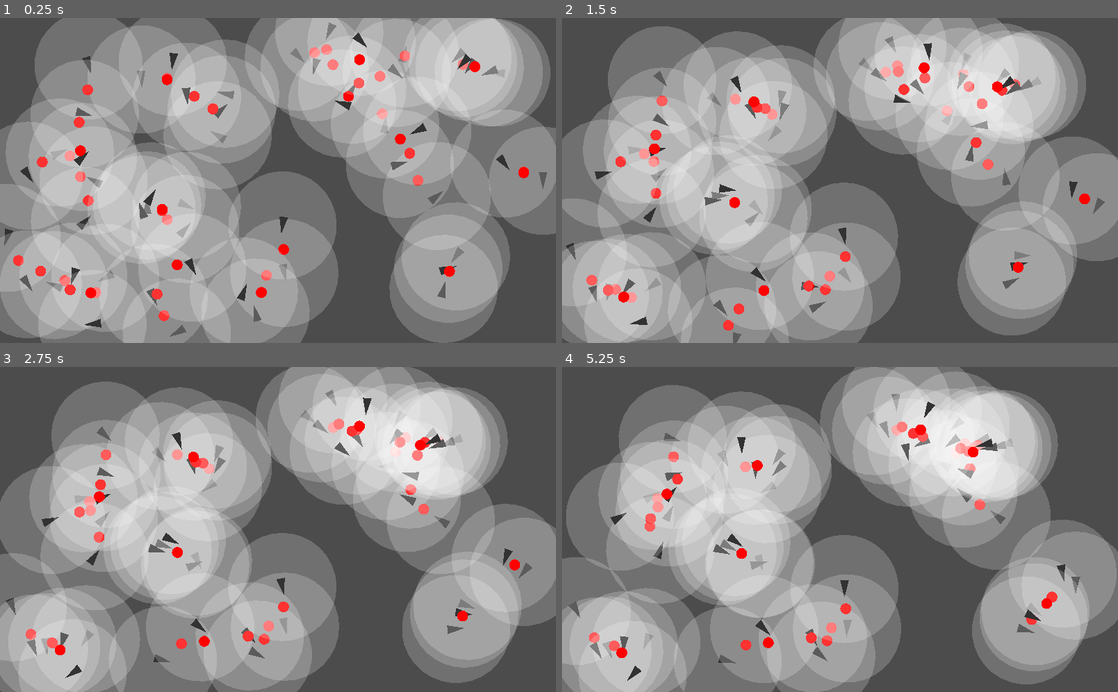
Above: before the commit, frames 1-4 (two rows, left to right).
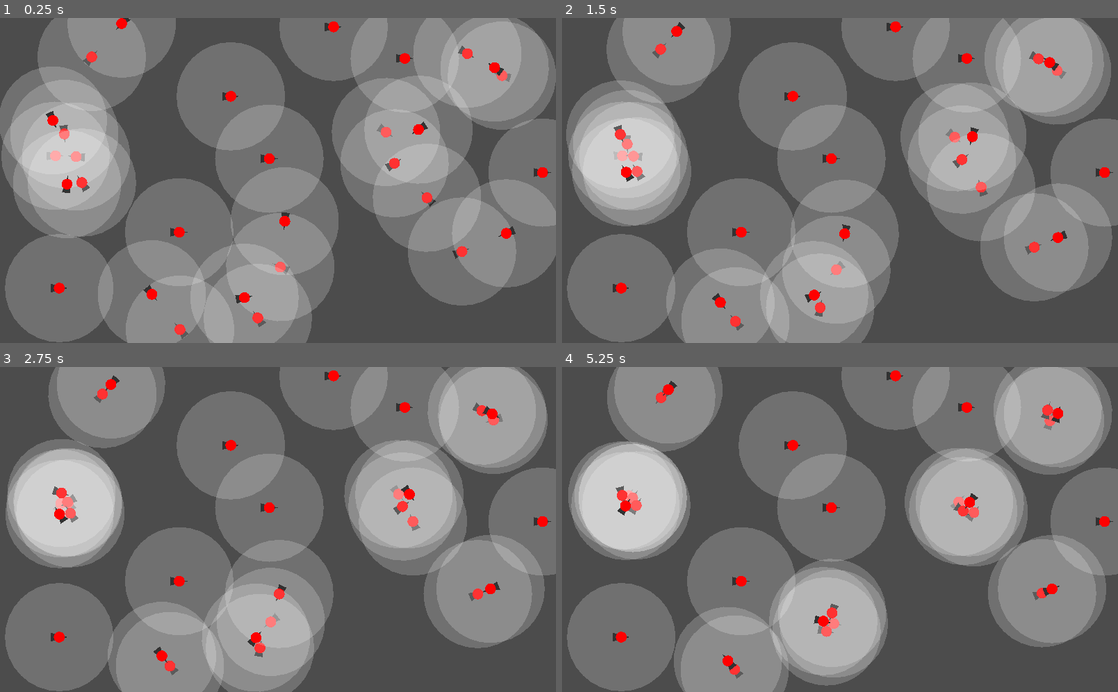
Above: after the commit, the same moments.

Repository: jorikvanveen/boids
Game: Godot game, scene res://MainScene.tscn
Same seed, same stepped clock (60 frames per second), same inputs: the game is played once before the commit and once after it.
Inputs:
- Up to frame 1 (0.25 s): no input
- Up to frame 2 (1.5 s): no input
- Up to frame 3 (2.75 s): no input
- Up to frame 4 (5.25 s): no input

The runs differ from the first frame. In frame 1, 59% of the frame differs, in the area x 0-100%, y 0-100%; in frame 2, 62%; in frame 3, 64%; in frame 4, 67%.

Commit message:
tim dingen

Diff:
--- a/Boids.gd
+++ b/Boids.gd
@@ -2,7 +2,8 @@
 
 func _ready():
 	var Boid = load("res://src/boid/Boid.tscn")
-	for i in range(50):
+	for _i in range(20):
 		var boid = Boid.instance()
 		boid.position = Vector2(rand_range(0, 1000),rand_range(0,600))
 		add_child(boid)
+	print('a')
--- a/MainScene.tscn
+++ b/MainScene.tscn
@@ -10,6 +10,9 @@
 
 [node name="Boid2" parent="Boids" instance=ExtResource( 1 )]
 position = Vector2( 99.594, 254.491 )
+
+[node name="Boid3" parent="Boids" instance=ExtResource( 1 )]
+position = Vector2( 142.668, 256.188 )
 
 [node name="Boid5" parent="Boids" instance=ExtResource( 1 )]
 position = Vector2( 707.563, 208.385 )
@@ -24,16 +27,13 @@
 position = Vector2( 845.436, 433.311 )
 
 [node name="Boid9" parent="Boids" instance=ExtResource( 1 )]
-position = Vector2( 541.519, 68.1339 )
+position = Vector2( 118.519, 210.134 )
 
 [node name="Boid10" parent="Boids" instance=ExtResource( 1 )]
-position = Vector2( 206.786, 475.699 )
+position = Vector2( 153.786, 307.699 )
 
 [node name="Boid11" parent="Boids" instance=ExtResource( 1 )]
-position = Vector2( 412.113, 221.017 )
-
-[node name="Boid3" parent="Boids" instance=ExtResource( 1 )]
-position = Vector2( 265.668, 99.1879 )
+position = Vector2( 95.113, 184.017 )
 
 [node name="Boid4" parent="Boids" instance=ExtResource( 1 )]
-position = Vector2( 333.799, 343.509 )
+position = Vector2( 122.799, 311.509 )
--- a/project.godot
+++ b/project.godot
@@ -33,26 +33,26 @@
 
 left={
 "deadzone": 0.5,
-"events": [ Object(InputEventKey,"resource_local_to_scene":false,"resource_name":"","device":0,"alt":false,"shift":false,"control":false,"meta":false,"command":false,"pressed":false,"scancode":65,"unicode":0,"echo":false,"script":null)
-, Object(InputEventKey,"resource_local_to_scene":false,"resource_name":"","device":0,"alt":false,"shift":false,"control":false,"meta":false,"command":false,"pressed":false,"scancode":16777231,"unicode":0,"echo":false,"script":null)
+"events": [ Object(InputEventKey,"resource_local_to_scene":false,"resource_name":"","device":0,"alt":false,"shift":false,"control":false,"meta":false,"command":false,"pressed":false,"scancode":65,"physical_scancode":0,"unicode":0,"echo":false,"script":null)
+, Object(InputEventKey,"resource_local_to_scene":false,"resource_name":"","device":0,"alt":false,"shift":false,"control":false,"meta":false,"command":false,"pressed":false,"scancode":16777231,"physical_scancode":0,"unicode":0,"echo":false,"script":null)
  ]
 }
 up={
 "deadzone": 0.5,
-"events": [ Object(InputEventKey,"resource_local_to_scene":false,"resource_name":"","device":0,"alt":false,"shift":false,"control":false,"meta":false,"command":false,"pressed":false,"scancode":16777232,"unicode":0,"echo":false,"script":null)
-, Object(InputEventKey,"resource_local_to_scene":false,"resource_name":"","device":0,"alt":false,"shift":false,"control":false,"meta":false,"command":false,"pressed":false,"scancode":87,"unicode":0,"echo":false,"script":null)
+"events": [ Object(InputEventKey,"resource_local_to_scene":false,"resource_name":"","device":0,"alt":false,"shift":false,"control":false,"meta":false,"command":false,"pressed":false,"scancode":16777232,"physical_scancode":0,"unicode":0,"echo":false,"script":null)
+, Object(InputEventKey,"resource_local_to_scene":false,"resource_name":"","device":0,"alt":false,"shift":false,"control":false,"meta":false,"command":false,"pressed":false,"scancode":87,"physical_scancode":0,"unicode":0,"echo":false,"script":null)
  ]
 }
 down={
 "deadzone": 0.5,
-"events": [ Object(InputEventKey,"resource_local_to_scene":false,"resource_name":"","device":0,"alt":false,"shift":false,"control":false,"meta":false,"command":false,"pressed":false,"scancode":16777234,"unicode":0,"echo":false,"script":null)
-, Object(InputEventKey,"resource_local_to_scene":false,"resource_name":"","device":0,"alt":false,"shift":false,"control":false,"meta":false,"command":false,"pressed":false,"scancode":83,"unicode":0,"echo":false,"script":null)
+"events": [ Object(InputEventKey,"resource_local_to_scene":false,"resource_name":"","device":0,"alt":false,"shift":false,"control":false,"meta":false,"command":false,"pressed":false,"scancode":16777234,"physical_scancode":0,"unicode":0,"echo":false,"script":null)
+, Object(InputEventKey,"resource_local_to_scene":false,"resource_name":"","device":0,"alt":false,"shift":false,"control":false,"meta":false,"command":false,"pressed":false,"scancode":83,"physical_scancode":0,"unicode":0,"echo":false,"script":null)
  ]
 }
 right={
 "deadzone": 0.5,
-"events": [ Object(InputEventKey,"resource_local_to_scene":false,"resource_name":"","device":0,"alt":false,"shift":false,"control":false,"meta":false,"command":false,"pressed":false,"scancode":16777233,"unicode":0,"echo":false,"script":null)
-, Object(InputEventKey,"resource_local_to_scene":false,"resource_name":"","device":0,"alt":false,"shift":false,"control":false,"meta":false,"command":false,"pressed":false,"scancode":68,"unicode":0,"echo":false,"script":null)
+"events": [ Object(InputEventKey,"resource_local_to_scene":false,"resource_name":"","device":0,"alt":false,"shift":false,"control":false,"meta":false,"command":false,"pressed":false,"scancode":16777233,"physical_scancode":0,"unicode":0,"echo":false,"script":null)
+, Object(InputEventKey,"resource_local_to_scene":false,"resource_name":"","device":0,"alt":false,"shift":false,"control":false,"meta":false,"command":false,"pressed":false,"scancode":68,"physical_scancode":0,"unicode":0,"echo":false,"script":null)
  ]
 }
 
--- a/src/boid/Boid.gd
+++ b/src/boid/Boid.gd
@@ -8,7 +8,9 @@
 export var WRAPAROUND_Y = 600.0
 export var WRAPAROUND_X = 1024.0
 
-var velocity = Vector2(1, 1) * SPEED
+export var AVOID_FAC = 0.05
+
+#var velocity = Vector2(1, 1) * SPEED
 var middle_indicator = Circle.new()
 
 func _ready():
@@ -27,71 +29,43 @@
 	add_child(middle_indicator)
 	add_to_group("boids")
 
-	print("ANGLES")
-	print(rad2deg(Vector2(1, 1).angle_to(Vector2(1, 0))))
-	velocity = velocity.rotated(deg2rad(rand_range(0, 360)))
+func to_center(close_boids, factor):
+	var velocity = Vector2(0, 0)
 
+	for boid in close_boids:
+		velocity += boid.position
 
+	velocity = velocity / close_boids.size()
+	velocity = velocity - self.position
+	return velocity * factor
 
+func avoid_boids():
+	var factor = AVOID_FAC
+	var distance = 20
+	var velocity = Vector2(0, 0)
 
+	for boid in get_parent().get_children():
+		if(boid != self):
+			if(self.position.distance_to(boid.position) < distance):
+				velocity = self.position - boid.position
 
-func to_orientation(vec: Vector2):
-	return asin(vec.y/sqrt(pow(vec.x, 2) + pow(vec.y, 2)))
+	return velocity * factor
 
-func get_other_boids() -> Array:
-	var all_boids = get_parent().get_children()
-	var own_idx = all_boids.find(self)
-	all_boids.remove(own_idx)
-	return all_boids
-
-func get_close_boids() -> Array:
-	var other_boids = get_other_boids()
+func _physics_process(delta):
 	var close_boids = []
-
-	for boid in other_boids:
-		# Get distance to other boid
-		var distance = (self.position - boid.position).length()
-		if distance < VISUAL_RANGE:
+	for boid in get_parent().get_children():
+		if(self.position.distance_to(boid.position) < VISUAL_RANGE):
 			close_boids.push_back(boid)
 
-	return close_boids
+	var velocity = Vector2.ZERO
+	velocity += to_center(close_boids, 0.05)
+	velocity += avoid_boids()
 
-func _physics_process(delta):
-	if Engine.editor_hint:
-		return
-	# Get boids close to us
-	var close_boids = get_close_boids()
-
-	# Get best vector for cohesion, (the average of all boids around us)
-#	var average_velocity = self.velocity
-	var average_velocity = Vector2.ZERO
-	var average_position = self.position
-	for boid in close_boids:
-		average_velocity += boid.velocity
-		average_position += boid.position
-
-	average_velocity = average_velocity / (close_boids.size())
-	average_position = average_position / (close_boids.size()+1)
-	middle_indicator.POSITION = to_local(average_position)
-	middle_indicator.update()
-
-	var center_distance = self.position.distance_to(average_position)
-	# Angle between the vector of our velocity, and the vector from our position to average_position
-	# If you add this to the current rotation, you will be facing the average_position exactly
-	var angle_to_center = velocity.angle_to(average_position - self.position)
-	# Value between -1 to 1 which determines how much correction is needed
-	var wrongness = (angle_to_center/PI) * (center_distance/VISUAL_RANGE)
-	var cohesion_angle_correction = wrongness * deg2rad(10)
-
-	# Get best vector for seperation
-	# Get best vector for alignment
-	# Average out all these vectors
-
-	velocity = velocity.rotated(cohesion_angle_correction)
-#	velocity = velocity.linear_interpolate(average_velocity, 0)
-	velocity = velocity + (average_velocity - velocity) * 0.05
+	velocity *= 10
+	var angle = velocity.angle() + deg2rad(90)
+	print(angle)
+	self.rotation = angle
 	translate(velocity * delta)
-	# Change rotation based on velocity
-	rotation = velocity.angle() + deg2rad(90)
-	# Wraparound
-	position = Vector2(fposmod(position.x, WRAPAROUND_X), fposmod(position.y, WRAPAROUND_Y))
+#	var angle = self.position.angle_to_point(velocity)
+#	velocity = velocity.rotated(angle)
+#	rotate(angle)
Not shown, changed: icon.png.import
